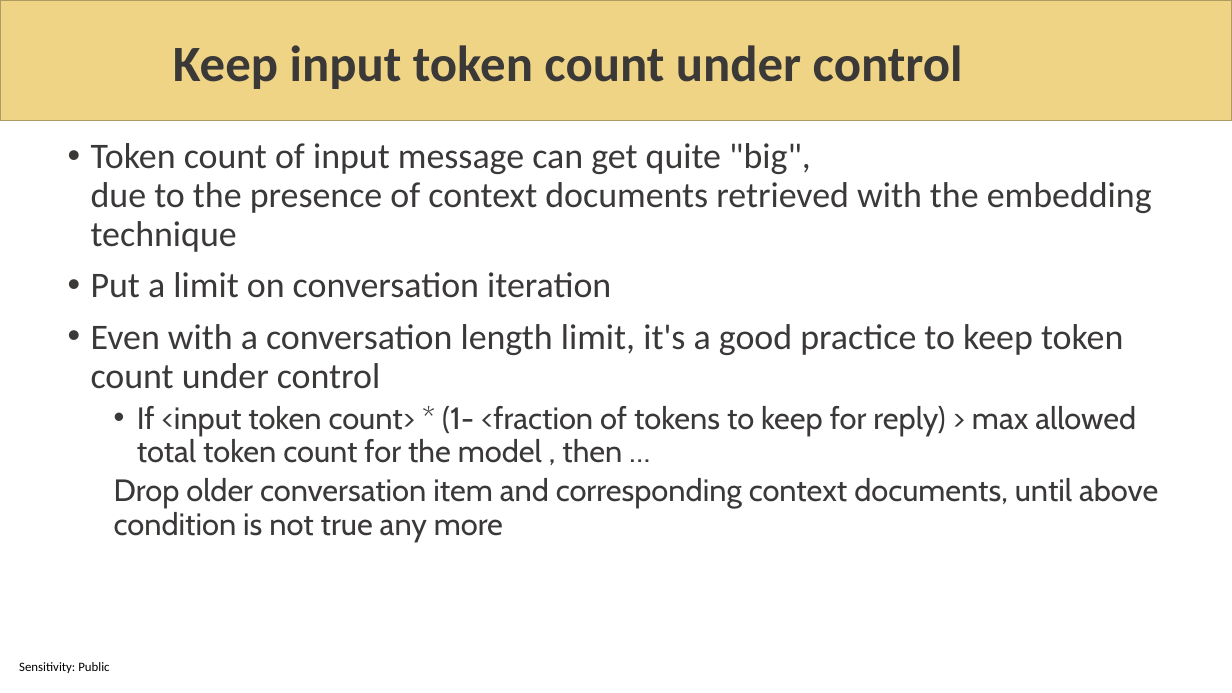
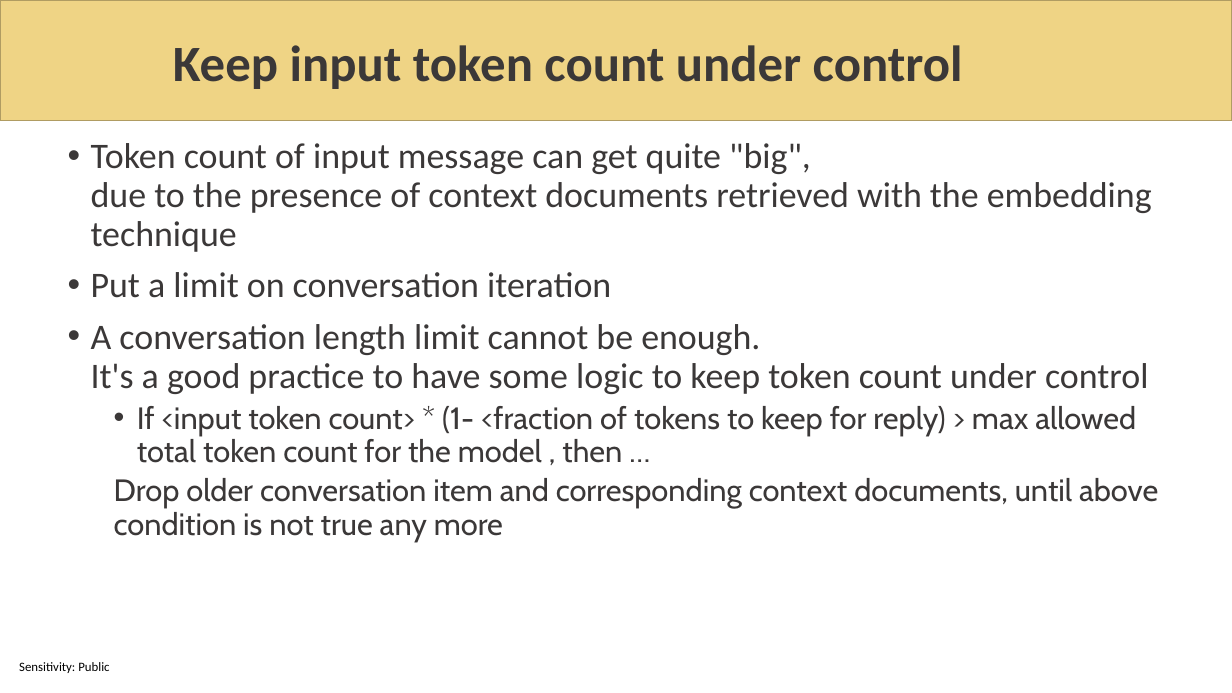
Before and after one commit to sabbadino/AzureDay2023Torino, a slide deck: slide 28 of sessions/room1_15_30/azure-day-ChatBot.pptx (slide 27 before the commit). Drawn at 1232x693 pixels with LibreOffice and Linux fonts; fonts in the diff are those of the drawing; background and template pictures are left out. Boxes give left, top, right and bottom in pixels: in the first picture for what was removed or moved away, otherwise in the second. Text is boxed around its words. In the diff, an @@ line names an element or a change of style, - is before the commit and + after.

```diff
--- a/sessions/room1_15_30/azure-day-ChatBot.pptx
+++ b/sessions/room1_15_30/azure-day-ChatBot.pptx
@@ text at [91,324,1148,394]: text changed @@
-• Even with a conversation length limit, it's a good practice to keep token count under control
+• A conversation length limit cannot be enough.
+  It's a good practice to have some logic to keep token count under control
```
Also in this commit, not shown: 7 other slides changed, 3 slides added, 1 slide removed, 2 other files.
